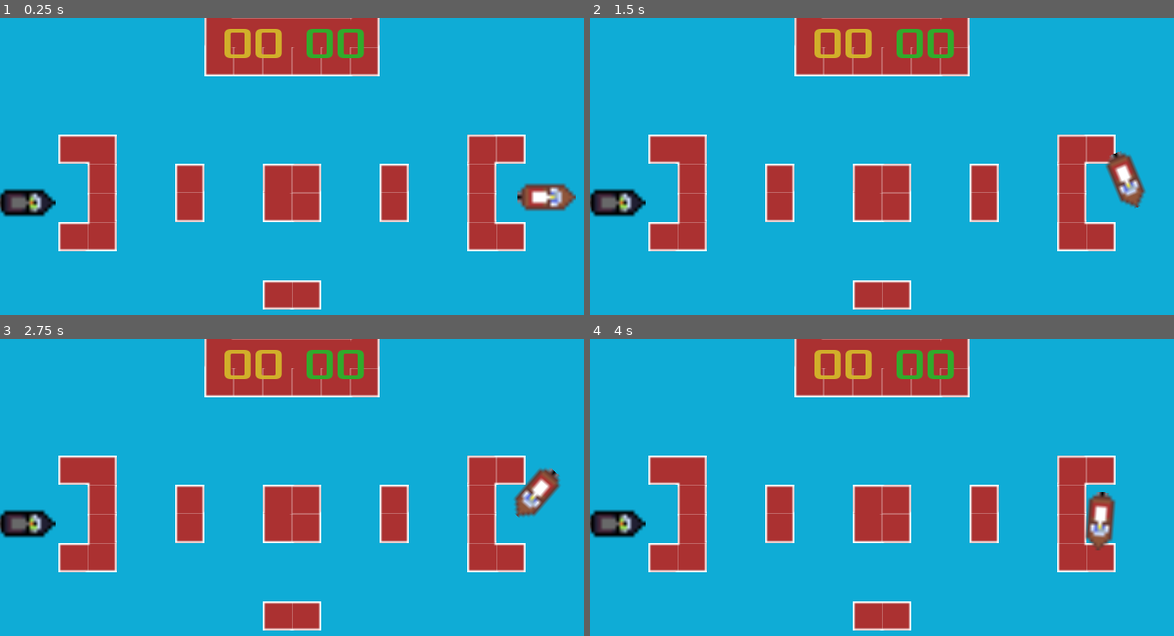
Above: before the commit, frames 1-4 (two rows, left to right).
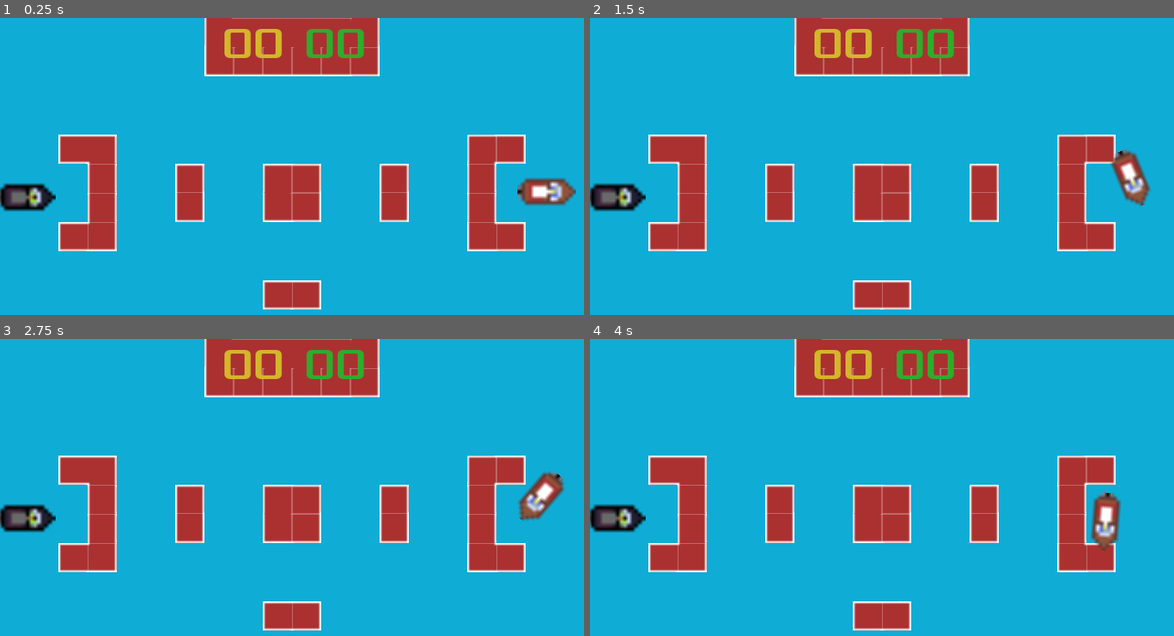
Above: after the commit, the same moments.

Repository: bblodget/TankGame
Game: Godot game, scene res://World.tscn
The game is run twice, just before and just after one commit, with the same random seed, the same clock (stepped at 60 frames per second) and the same inputs.
Inputs:
- Up to frame 1 (0.25 s): no input
- Up to frame 2 (1.5 s): tap Enter at 0.5 s; hold Right (ui_right) 0.53-1.28 s; hold Down (ui_down) from 1.28 s (still down)
- Up to frame 3 (2.75 s): tap Space at 2 s; release Down (ui_down) at 2.03 s; hold Right (ui_right) from 2.03 s (still down)
- Up to frame 4 (4 s): release Right (ui_right) at 2.78 s; hold Up (ui_up) 2.78-3.53 s; hold Left (ui_left) from 3.53 s (still down)

The runs differ from the first frame. In frame 1, 1.7% of the frame differs, in the area x 0-99%, y 53-67%; in frame 2, 1.7%; in frame 3, 1.7%; in frame 4, 1.7%.

Commit message:
Game Over message in place.

Diff:
--- a/HUD.gd
+++ b/HUD.gd
@@ -1,9 +1,13 @@
 extends Node2D
 
+# Global Vars
 
-# Declare member variables here. Examples:
-# var a = 2
-# var b = "text"
+
+# Export vars
+export var win_score : int
+export var GREEN : Color = Color(0.19, 0.67, 0.17, 1.0)
+export var ORANGE : Color = Color(0.83, 0.72, 0.16, 1.0)
+
 
 
 # Called when the node enters the scene tree for the first time.
@@ -29,3 +33,15 @@
 		score_board.text = "0" + str(score)
 	else:
 		score_board.text = str(score)
+
+	if score == win_score:
+		if live_tank == "Tank1":
+			#$PlayerWins.set("custom_colors/font_color",GREEN)
+			$PlayerWins.add_color_override("font_color", GREEN)
+			$PlayerWins.text = "Green Wins"
+		else:
+			#$PlayerWins.set("custom_colors/font_color",ORANGE)
+			$PlayerWins.add_color_override("font_color", ORANGE)
+			$PlayerWins.text = "Orange Wins"
+		$PlayerWins.show()
+		$GameOver.show()
--- a/HUD.tscn
+++ b/HUD.tscn
@@ -12,11 +12,19 @@
 outline_color = Color( 0.0705882, 0.0627451, 0.0627451, 1 )
 font_data = ExtResource( 1 )
 
+[sub_resource type="DynamicFont" id=3]
+font_data = ExtResource( 1 )
+
+[sub_resource type="DynamicFont" id=4]
+font_data = ExtResource( 1 )
+
 [node name="HUD" type="Node2D"]
 script = ExtResource( 2 )
 __meta__ = {
 "_edit_group_": true
 }
+win_score = 1
+GREEN = Color( 0.14902, 0.835294, 0.121569, 1 )
 
 [node name="Player1Score" type="Label" parent="."]
 margin_left = 45.0
@@ -33,8 +41,36 @@
 margin_right = 37.0
 margin_bottom = 30.0
 custom_fonts/font = SubResource( 2 )
-custom_colors/font_color = Color( 0.83, 0.719333, 0.166, 0.941176 )
+custom_colors/font_color = Color( 0.831373, 0.717647, 0.164706, 1 )
 text = "00"
 __meta__ = {
 "_edit_use_anchors_": false
 }
+
+[node name="GameOver" type="Label" parent="."]
+visible = false
+margin_left = -25.8787
+margin_top = 112.808
+margin_right = 64.1213
+margin_bottom = 132.808
+rect_scale = Vector2( 1.5, 1.5 )
+custom_fonts/font = SubResource( 3 )
+custom_colors/font_color = Color( 0.768627, 0.215686, 0.772549, 1 )
+text = "Game Over"
+__meta__ = {
+"_edit_use_anchors_": false
+}
+
+[node name="PlayerWins" type="Label" parent="."]
+visible = false
+margin_left = -29.791
+margin_top = 45.6795
+margin_right = 71.209
+margin_bottom = 65.6795
+rect_scale = Vector2( 1.5, 1.5 )
+custom_fonts/font = SubResource( 4 )
+custom_colors/font_color = Color( 0.0705882, 0.0666667, 0.0666667, 1 )
+text = "Player Wins"
+__meta__ = {
+"_edit_use_anchors_": false
+}
--- a/TankPlayer.tscn
+++ b/TankPlayer.tscn
@@ -21,20 +21,20 @@
 
 [node name="TankPlayer" type="KinematicBody2D"]
 script = ExtResource( 1 )
-__meta__ = {
-"_edit_group_": true
-}
 
 [node name="tank" type="Sprite" parent="."]
 scale = Vector2( 2, 2 )
 texture = ExtResource( 2 )
+offset = Vector2( 0, -1.5 )
 
 [node name="CollisionShape2D" type="CollisionShape2D" parent="."]
 shape = SubResource( 1 )
 
 [node name="StartPosition" type="Position2D" parent="."]
+visible = false
 
 [node name="ExplosionAnim" type="AnimatedSprite" parent="."]
+visible = false
 frames = SubResource( 2 )
 frame = 1
 [connection signal="animation_finished" from="ExplosionAnim" to="." method="_on_ExplosionAnim_animation_finished"]
Not shown: 1 places in HUD.tscn that only renumber resources
Not shown, added: export_presets.cfg
